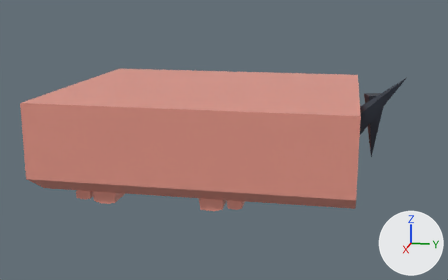
One commit to the FBX model FBX files/Wall_Guy.fbx: the scene before it, then after it.
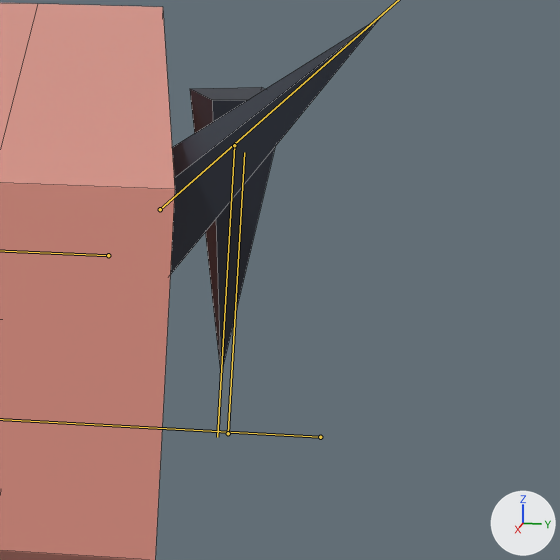
Old and new are each drawn whole from a 50 mm lens placed at (15.13, -0.71, 4.41), pointed at (0.22, -3.69, 0.68) and again close up on the part from 72% to 100% of the width and 26% to 72% of the height. Every picture has the same lights, and +X, +Y and +Z are marked at lower right. Both versions are drawn at frame 19 of the action 'Armeture|Flop'; the numbers are the values there. The bones that bend it are drawn over the model as lines in the close-ups. The close-ups show mesh edges as thin lines.

The first close-up shows 'Body', 'Leg.L', 'Leg.R'.
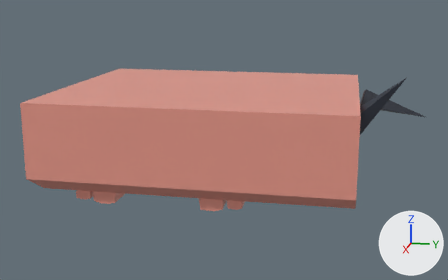
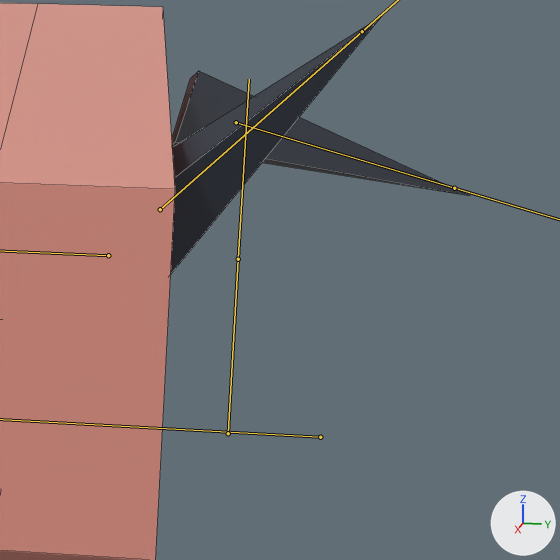
What differs and where, as boxes [x1, y1, x2, y2] in the close-ups (560 x 560 px):
'Leg.R', posed: before [190, 87, 275, 373]; after [172, 71, 470, 196]
bone 'Leg.R', root to tip: before (234, 145) to (217, 437); after (236, 122) to (454, 188)

What the commit changed:
Bone 'Leg.R' (bone_leg_r) moves from (0.0, 0.0, 0.0) to (0.0, -0.09, 0.0).
Bone 'Leg.R' (bone_leg_r) turns from (0, 0, 0) to (0, 0, 75) degrees about its own x, y and z.
